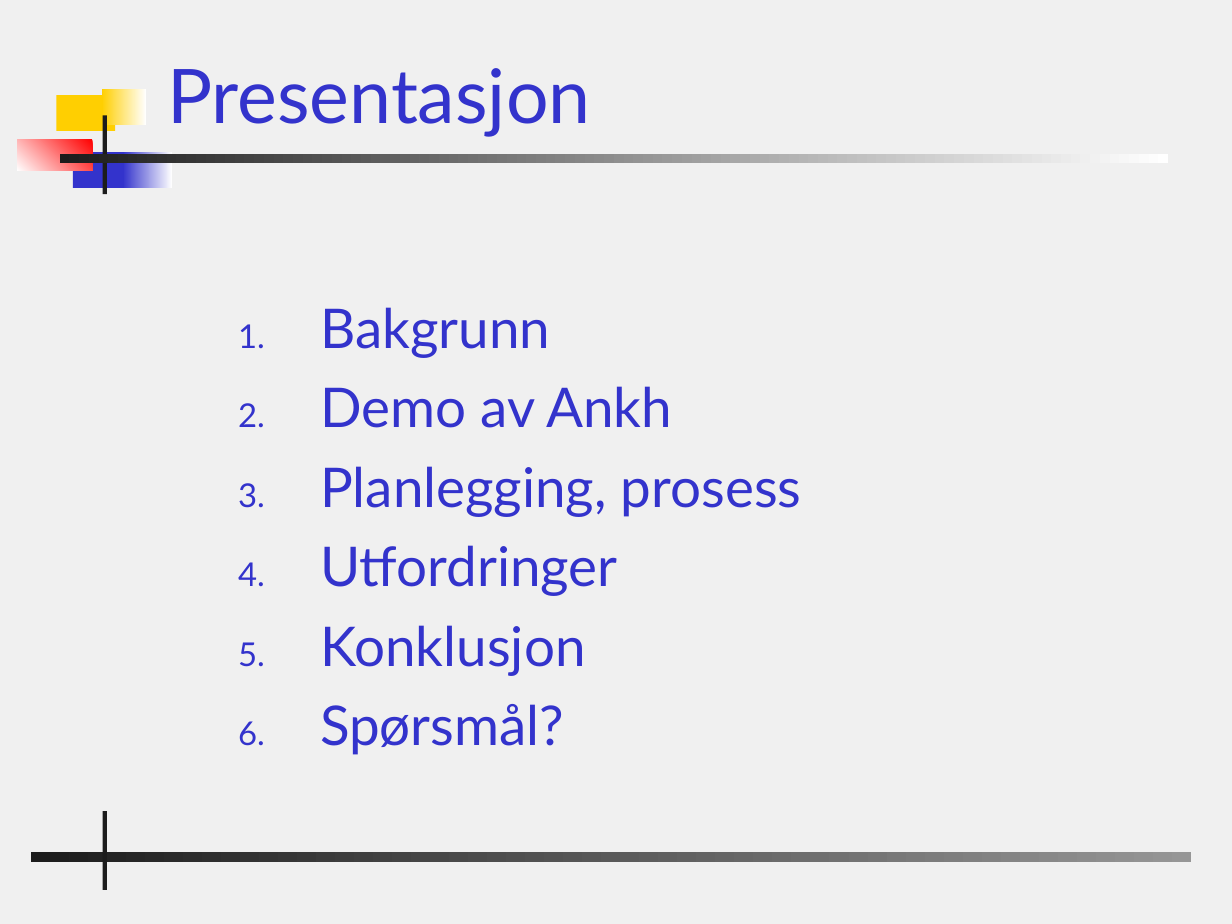
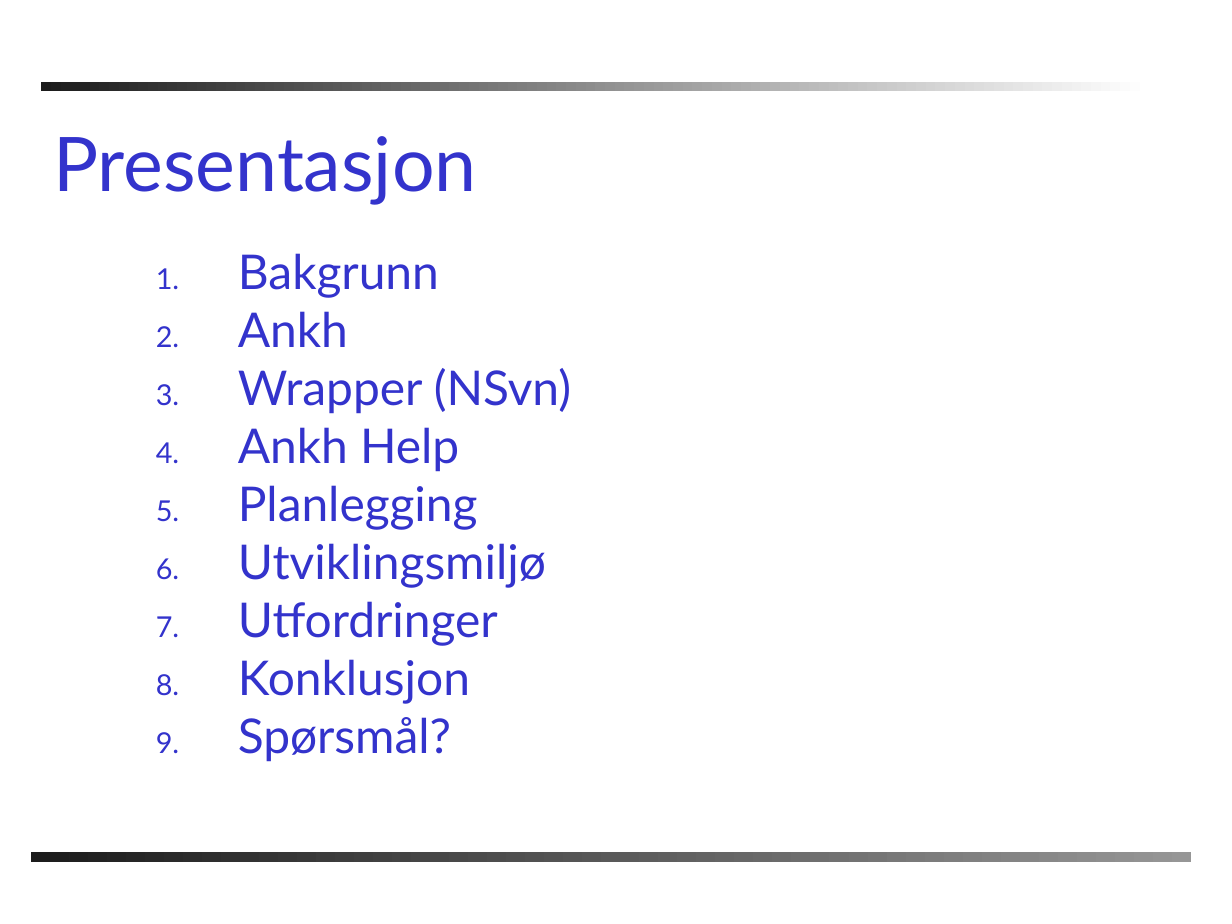
Before and after one commit to PhilJollans/AnkhSVN2019, a slide deck: slide 2 of doc/powerpoint/Subversion_addin_for_VS.NET.ppt. Drawn at 1232x924 pixels with LibreOffice and Linux fonts; fonts in the diff are those of the drawing; background and template pictures are left out. Boxes give left, top, right and bottom in pixels: in the first picture for what was removed or moved away, otherwise in the second. Text is boxed around its words. In the diff, an @@ line names an element or a change of style, - is before the commit and + after.

```diff
--- a/doc/powerpoint/Subversion_addin_for_VS.NET.ppt
+++ b/doc/powerpoint/Subversion_addin_for_VS.NET.ppt
@@ background #F0F0F0 to #FFFFFF @@
@@ rectangle: place and size @@
-rectangle at box(59, 154, 1168, 164)
+rectangle at box(41, 83, 1149, 92)
@@ rectangle removed at box(102, 89, 147, 124) @@
@@ title "Presentasjon": place and size @@
-title "Presentasjon" at box(167, 68, 591, 136)
+title "Presentasjon" at box(53, 136, 477, 204)
@@ rectangle removed at box(57, 95, 116, 131) @@
@@ rectangle removed at box(102, 116, 106, 195) @@
@@ rectangle removed at box(17, 139, 92, 171) @@
@@ rectangle removed at box(73, 152, 129, 187) @@
@@ rectangle removed at box(123, 152, 172, 187) @@
@@ text "Bakgrunn": place and size @@
-text "Bakgrunn" at box(320, 307, 802, 755)
+text "Bakgrunn" at box(238, 253, 571, 762)
@@ text at box(238, 253, 498, 762): size 32 to 28 pt in "Bakgrunn", "Utfordringer", "Konklusjon", "Spørsmål?"; line spacing 1 to 0.8; less space between paragraphs @@
@@ text at box(238, 311, 571, 588): text changed; size 32 to 28 pt @@
-2. Demo av Ankh
-3. Planlegging, prosess
+2. Ankh
+3. Wrapper (NSvn)
+4. Ankh Help
+5. Planlegging
+6. Utviklingsmiljø
@@ rectangle removed at box(102, 811, 106, 890) @@
```
Also in this commit, not shown: 22 other slides changed, 1 slide added, 1 slide removed.
